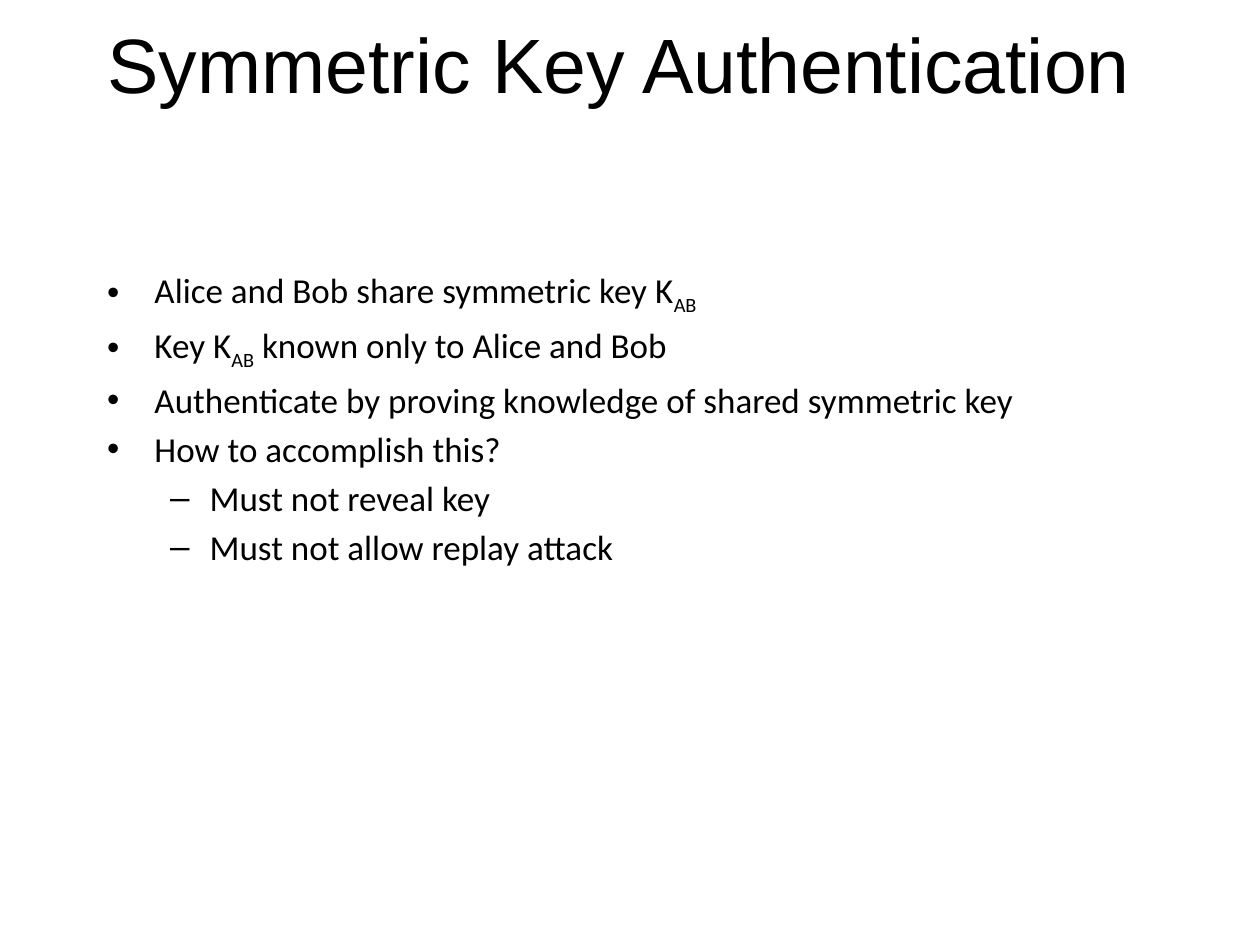
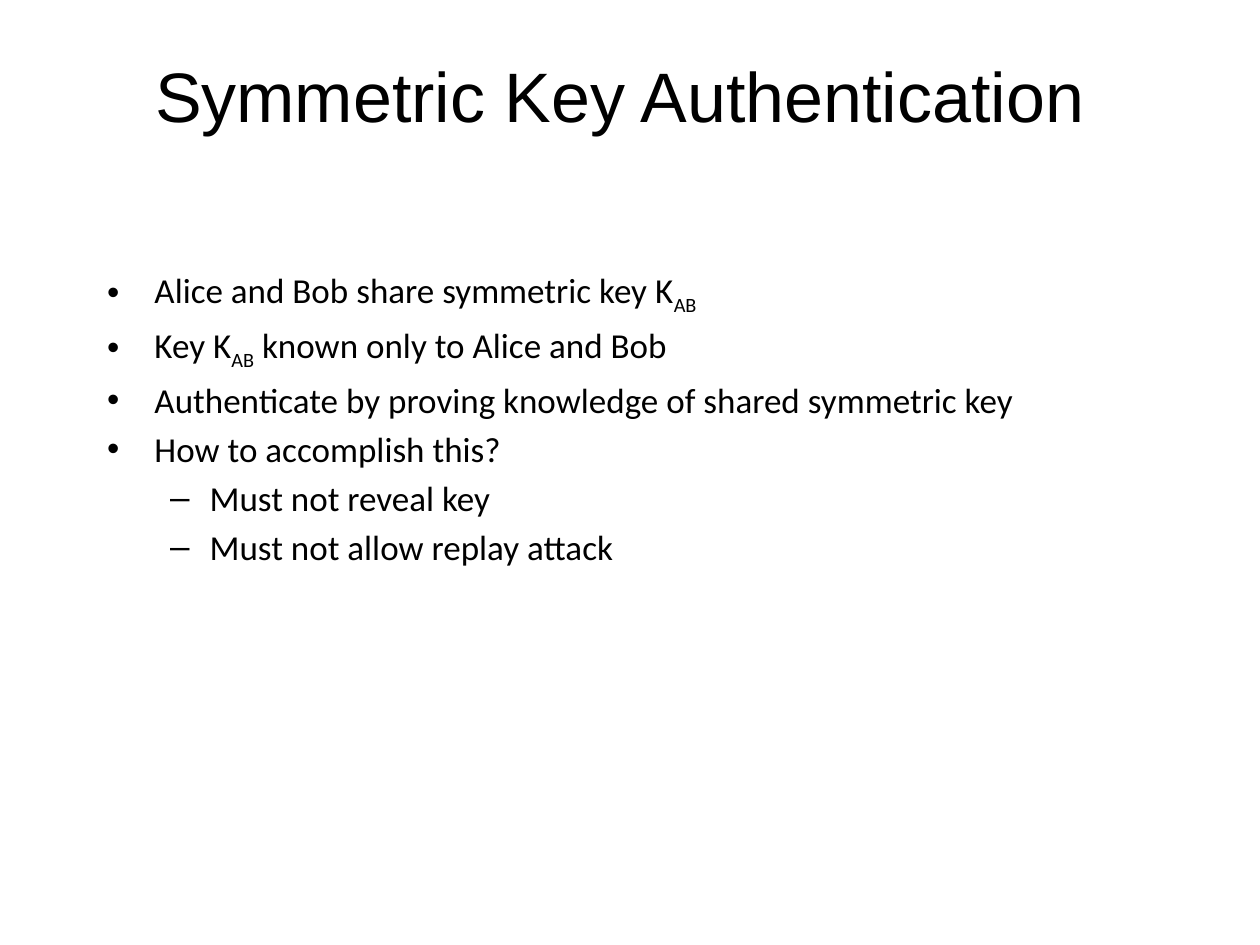
Before and after one commit to jlmucb/class_notes, a slide deck: slide 43 of BerkeleyClass/CS290Spring2013/Lectures/Cryptoclass9.pptx. Drawn at 1260x945 pixels with LibreOffice and Linux fonts; fonts in the diff are those of the drawing. Boxes give left, top, right and bottom in pixels: in the first picture for what was removed or moved away, otherwise in the second. Text is boxed around its words. In the diff, an @@ line names an element or a change of style, - is before the commit and + after.

Commit message:
FOrmatting

```diff
--- a/BerkeleyClass/CS290Spring2013/Lectures/Cryptoclass9.pptx
+++ b/BerkeleyClass/CS290Spring2013/Lectures/Cryptoclass9.pptx
@@ title "Symmetric Key Authentication": place and size @@
-title "Symmetric Key Authentication" at (108,37,1130,108)
+title "Symmetric Key Authentication" at (155,71,1084,135)
@@ title "Symmetric Key Authentication" at (155,71,1084,135): size 44 to 40 pt @@
```
Also in this commit, not shown: 28 other slides changed.
